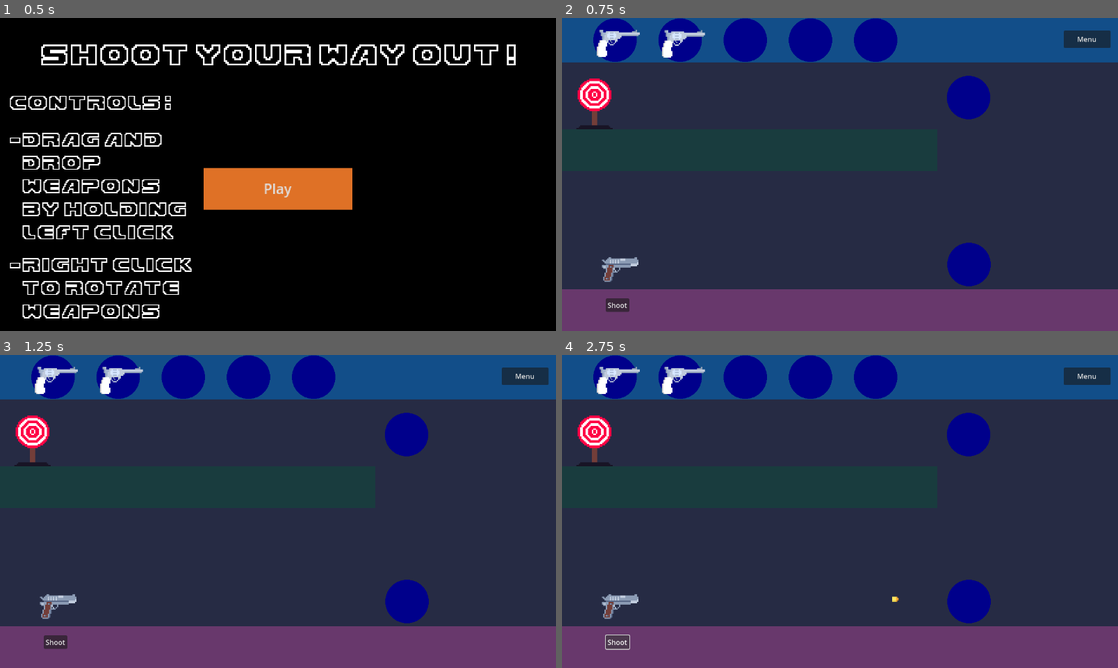
Above: before the commit, frames 1-4 (two rows, left to right).
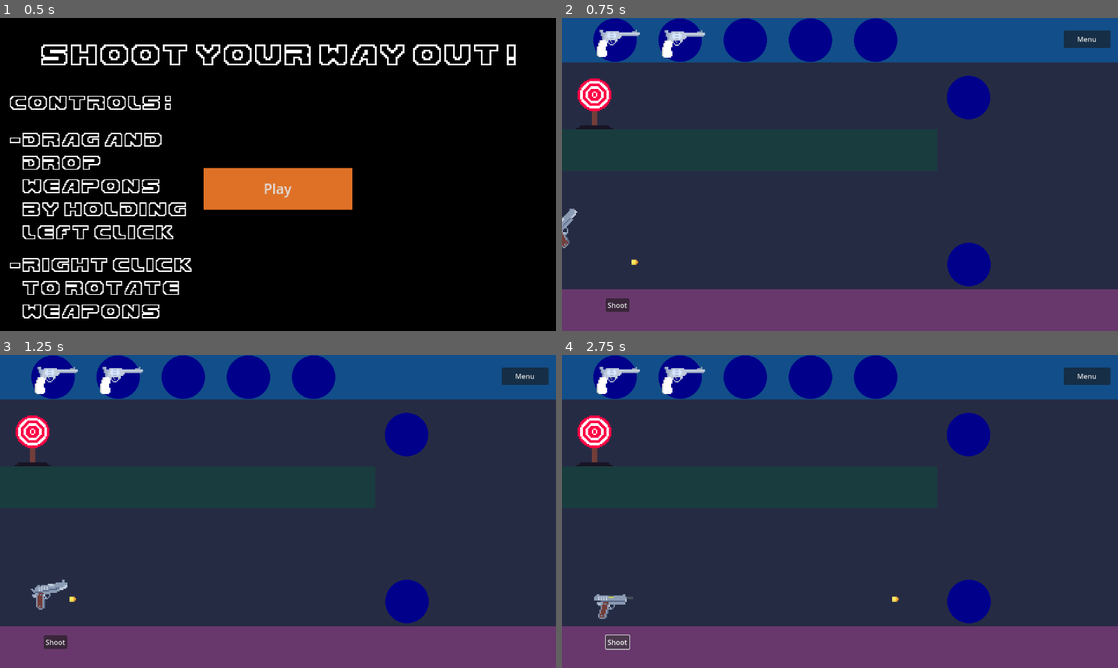
Above: after the commit, the same moments.

Repository: AmarHadj/shoot-your-way-out
Game: Godot game, scene res://Scenes/Menu.tscn
The game is run twice, just before and just after one commit, with the same random seed, the same clock (stepped at 60 frames per second) and the same inputs.
Inputs:
- Up to frame 1 (0.5 s): no input
- Up to frame 2 (0.75 s): click "Play" at 0.5 s
- Up to frame 3 (1.25 s): no input
- Up to frame 4 (2.75 s): click "Shoot" at 1.25 s; click "stop" at 2 s

Frame 1 is identical in both runs. In frame 2, 0.4% of the frame differs, in the area x 0-14%, y 60-85%; in frame 3, 0.5%, in the area x 5-14%, y 71-85%; in frame 4, 0.3%.

Commit message:
adding animation for the player
adding sprite_sheet for the player

Diff:
--- a/Assets/Player.tscn
+++ b/Assets/Player.tscn
@@ -1,20 +1,195 @@
-[gd_scene load_steps=4 format=3 uid="uid://c8jxhu18nruo2"]
-
-[ext_resource type="Texture2D" uid="uid://tnpi8cevlk76" path="res://Art/Player.png" id="1_xh4a3"]
-
-[sub_resource type="AtlasTexture" id="AtlasTexture_io4s0"]
-atlas = ExtResource("1_xh4a3")
-region = Rect2(0, 0, 144, 144)
+[gd_scene load_steps=29 format=3 uid="uid://c8jxhu18nruo2"]
+
+[ext_resource type="Texture2D" uid="uid://c8x5v32jxy587" path="res://Art/player_sprite_sheet.png" id="1_l2y1l"]
+
+[sub_resource type="AtlasTexture" id="AtlasTexture_maqg1"]
+atlas = ExtResource("1_l2y1l")
+region = Rect2(0, 0, 288, 288)
+
+[sub_resource type="AtlasTexture" id="AtlasTexture_mfkhm"]
+atlas = ExtResource("1_l2y1l")
+region = Rect2(288, 0, 288, 288)
+
+[sub_resource type="AtlasTexture" id="AtlasTexture_0aw6m"]
+atlas = ExtResource("1_l2y1l")
+region = Rect2(576, 0, 288, 288)
+
+[sub_resource type="AtlasTexture" id="AtlasTexture_6g7i2"]
+atlas = ExtResource("1_l2y1l")
+region = Rect2(864, 0, 288, 288)
+
+[sub_resource type="AtlasTexture" id="AtlasTexture_x5wkj"]
+atlas = ExtResource("1_l2y1l")
+region = Rect2(1152, 0, 288, 288)
+
+[sub_resource type="AtlasTexture" id="AtlasTexture_nikxa"]
+atlas = ExtResource("1_l2y1l")
+region = Rect2(1440, 0, 288, 288)
+
+[sub_resource type="AtlasTexture" id="AtlasTexture_f6px3"]
+atlas = ExtResource("1_l2y1l")
+region = Rect2(1728, 0, 288, 288)
+
+[sub_resource type="AtlasTexture" id="AtlasTexture_auxdt"]
+atlas = ExtResource("1_l2y1l")
+region = Rect2(2016, 0, 288, 288)
+
+[sub_resource type="AtlasTexture" id="AtlasTexture_g8v06"]
+atlas = ExtResource("1_l2y1l")
+region = Rect2(2304, 0, 288, 288)
+
+[sub_resource type="AtlasTexture" id="AtlasTexture_01oe1"]
+atlas = ExtResource("1_l2y1l")
+region = Rect2(2592, 0, 288, 288)
+
+[sub_resource type="AtlasTexture" id="AtlasTexture_h5lnt"]
+atlas = ExtResource("1_l2y1l")
+region = Rect2(2880, 0, 288, 288)
+
+[sub_resource type="AtlasTexture" id="AtlasTexture_yn7yl"]
+atlas = ExtResource("1_l2y1l")
+region = Rect2(0, 288, 288, 288)
+
+[sub_resource type="AtlasTexture" id="AtlasTexture_34ftl"]
+atlas = ExtResource("1_l2y1l")
+region = Rect2(288, 288, 288, 288)
+
+[sub_resource type="AtlasTexture" id="AtlasTexture_hdff4"]
+atlas = ExtResource("1_l2y1l")
+region = Rect2(576, 288, 288, 288)
+
+[sub_resource type="AtlasTexture" id="AtlasTexture_e7j80"]
+atlas = ExtResource("1_l2y1l")
+region = Rect2(864, 288, 288, 288)
+
+[sub_resource type="AtlasTexture" id="AtlasTexture_ddnw0"]
+atlas = ExtResource("1_l2y1l")
+region = Rect2(1152, 288, 288, 288)
+
+[sub_resource type="AtlasTexture" id="AtlasTexture_pja6a"]
+atlas = ExtResource("1_l2y1l")
+region = Rect2(1440, 288, 288, 288)
+
+[sub_resource type="AtlasTexture" id="AtlasTexture_betc7"]
+atlas = ExtResource("1_l2y1l")
+region = Rect2(1728, 288, 288, 288)
+
+[sub_resource type="AtlasTexture" id="AtlasTexture_5d3k4"]
+atlas = ExtResource("1_l2y1l")
+region = Rect2(2016, 288, 288, 288)
+
+[sub_resource type="AtlasTexture" id="AtlasTexture_j6lrb"]
+atlas = ExtResource("1_l2y1l")
+region = Rect2(2304, 288, 288, 288)
+
+[sub_resource type="AtlasTexture" id="AtlasTexture_vx4vw"]
+atlas = ExtResource("1_l2y1l")
+region = Rect2(2592, 288, 288, 288)
+
+[sub_resource type="AtlasTexture" id="AtlasTexture_etao6"]
+atlas = ExtResource("1_l2y1l")
+region = Rect2(2880, 288, 288, 288)
+
+[sub_resource type="AtlasTexture" id="AtlasTexture_ojfbl"]
+atlas = ExtResource("1_l2y1l")
+region = Rect2(0, 576, 288, 288)
+
+[sub_resource type="AtlasTexture" id="AtlasTexture_tesm1"]
+atlas = ExtResource("1_l2y1l")
+region = Rect2(288, 576, 288, 288)
+
+[sub_resource type="AtlasTexture" id="AtlasTexture_flcaw"]
+atlas = ExtResource("1_l2y1l")
+region = Rect2(576, 576, 288, 288)
+
+[sub_resource type="AtlasTexture" id="AtlasTexture_hrlhf"]
+atlas = ExtResource("1_l2y1l")
+region = Rect2(864, 576, 288, 288)
 
 [sub_resource type="SpriteFrames" id="SpriteFrames_u2s54"]
 animations = [{
 "frames": [{
 "duration": 1.0,
-"texture": SubResource("AtlasTexture_io4s0")
+"texture": SubResource("AtlasTexture_maqg1")
+}, {
+"duration": 1.0,
+"texture": SubResource("AtlasTexture_mfkhm")
+}, {
+"duration": 1.0,
+"texture": SubResource("AtlasTexture_0aw6m")
+}, {
+"duration": 1.0,
+"texture": SubResource("AtlasTexture_6g7i2")
+}, {
+"duration": 1.0,
+"texture": SubResource("AtlasTexture_x5wkj")
+}, {
+"duration": 1.0,
+"texture": SubResource("AtlasTexture_nikxa")
+}, {
+"duration": 1.0,
+"texture": SubResource("AtlasTexture_f6px3")
+}, {
+"duration": 1.0,
+"texture": SubResource("AtlasTexture_auxdt")
+}, {
+"duration": 1.0,
+"texture": SubResource("AtlasTexture_g8v06")
+}, {
+"duration": 1.0,
+"texture": SubResource("AtlasTexture_01oe1")
+}, {
+"duration": 1.0,
+"texture": SubResource("AtlasTexture_h5lnt")
+}, {
+"duration": 1.0,
+"texture": SubResource("AtlasTexture_yn7yl")
+}, {
+"duration": 1.0,
+"texture": SubResource("AtlasTexture_34ftl")
+}, {
+"duration": 1.0,
+"texture": SubResource("AtlasTexture_hdff4")
+}, {
+"duration": 1.0,
+"texture": SubResource("AtlasTexture_e7j80")
+}, {
+"duration": 1.0,
+"texture": SubResource("AtlasTexture_ddnw0")
+}, {
+"duration": 1.0,
+"texture": SubResource("AtlasTexture_pja6a")
+}, {
+"duration": 1.0,
+"texture": SubResource("AtlasTexture_betc7")
+}, {
+"duration": 1.0,
+"texture": SubResource("AtlasTexture_5d3k4")
+}, {
+"duration": 1.0,
+"texture": SubResource("AtlasTexture_j6lrb")
+}, {
+"duration": 1.0,
+"texture": SubResource("AtlasTexture_vx4vw")
+}, {
+"duration": 1.0,
+"texture": SubResource("AtlasTexture_etao6")
+}, {
+"duration": 1.0,
+"texture": SubResource("AtlasTexture_ojfbl")
+}, {
+"duration": 1.0,
+"texture": SubResource("AtlasTexture_tesm1")
+}, {
+"duration": 1.0,
+"texture": SubResource("AtlasTexture_flcaw")
+}, {
+"duration": 1.0,
+"texture": SubResource("AtlasTexture_hrlhf")
 }],
-"loop": true,
+"loop": false,
 "name": &"default",
-"speed": 5.0
+"speed": 10.0
 }]
 
 [node name="Player" type="Node2D"]
@@ -23,3 +198,6 @@
 [node name="AnimatedSprite2D" type="AnimatedSprite2D" parent="."]
 position = Vector2(-32, 9)
 sprite_frames = SubResource("SpriteFrames_u2s54")
+autoplay = "default"
+frame = 25
+frame_progress = 1.0
Binary file added: Art/player_sprite_sheet.png
Not shown, added: Art/player_sprite_sheet.png.import
